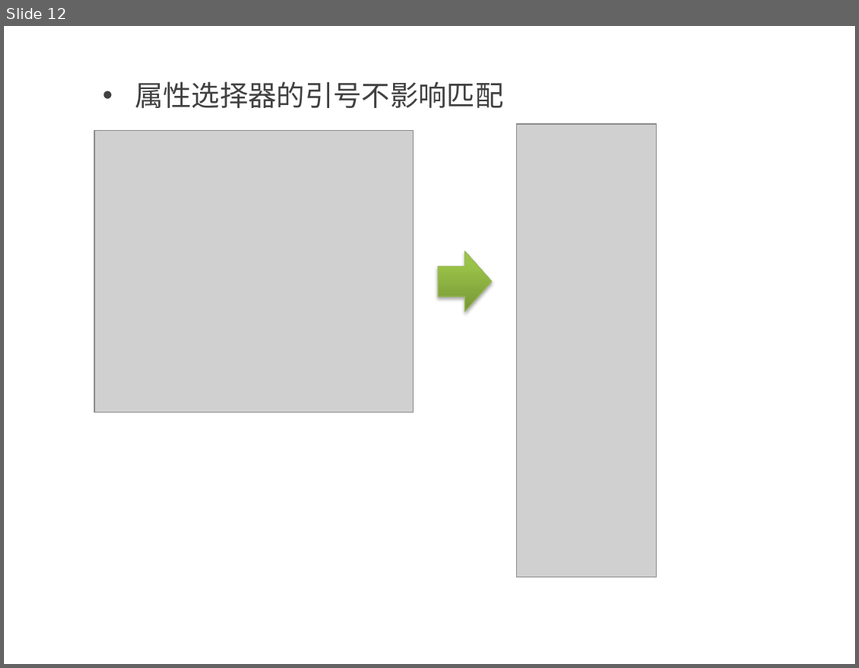
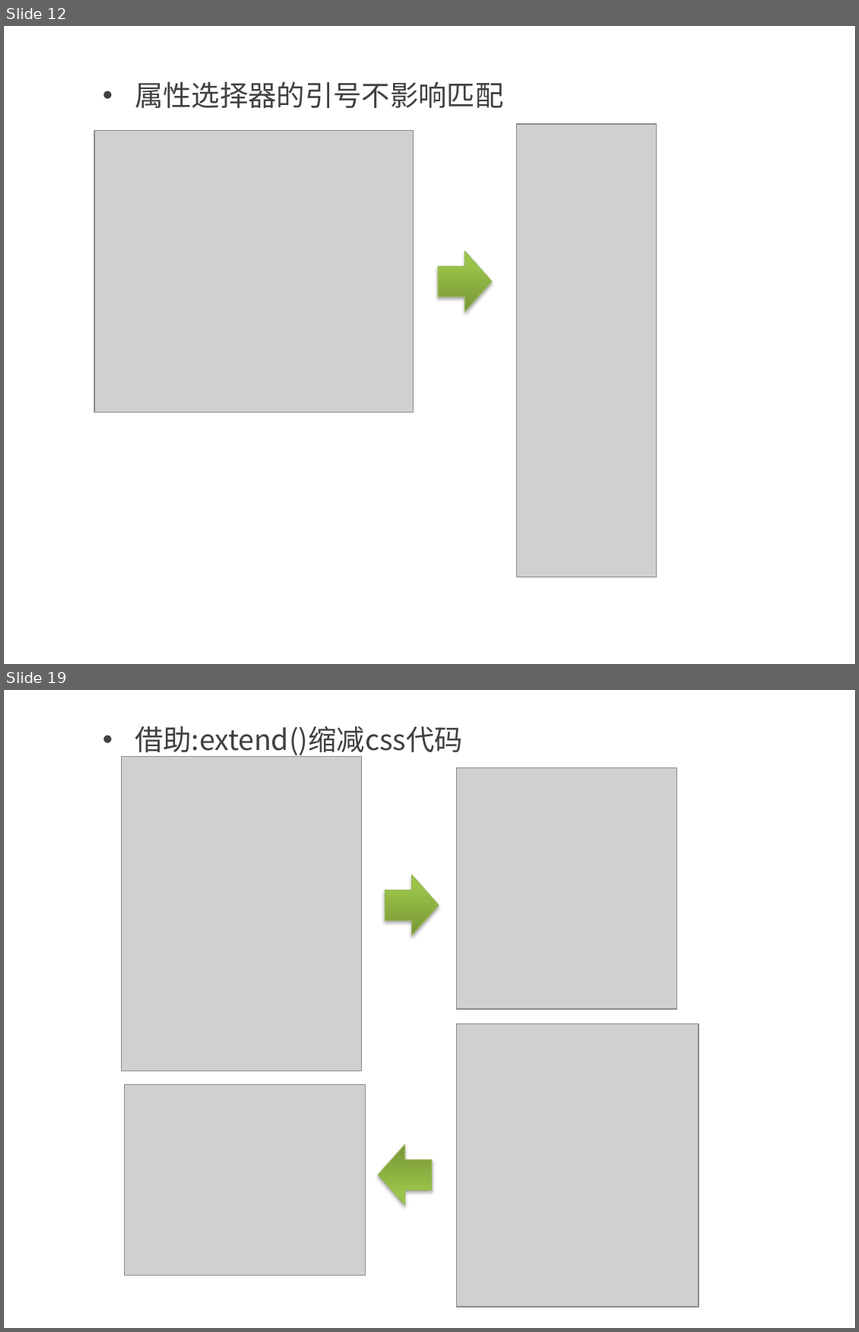
Before and after one commit to kong66/less-class, a slide deck: less-6-合并.pptx. Shown one above the other, each under a label of ours: slide 12 before the commit, slides 12 and 19 after it; the slides between them are not shown. The pictures are 859x668 and 859x1332 pixels, drawn with LibreOffice and Linux fonts; fonts in the diff are those of the drawing; grey boxes stand for pictures. Boxes give left, top, right and bottom in pixels: in the first picture for what was removed or moved away, otherwise in the second. Text is boxed around its words. In the diff, an @@ line names an element or a change of style, - is before the commit and + after.

```diff
--- a/less-6-合并.pptx
+++ b/less-6-合并.pptx
@@ slide 19 added at box(4, 690, 855, 1328), background #FFFFFF @@
@@ text added at box(135, 726, 463, 758), 24 pt, text #404040 @@
+• 借助:extend()缩减css代码
@@ picture added at box(122, 756, 361, 1072) @@
@@ picture added at box(456, 768, 677, 1009) @@
@@ right arrow added at box(386, 875, 439, 936), fill gradient #779737 to #9BC348 to #9DC746, outline #98B955 0.75 pt @@
@@ picture added at box(456, 1024, 699, 1307) @@
@@ picture added at box(124, 1085, 365, 1276) @@
@@ right arrow added at box(379, 1144, 432, 1205), fill gradient #779737 to #9BC348 to #9DC746, outline #98B955 0.75 pt @@
```
Also in this commit, not shown: 1 slide changed, 5 other slides added, 6 other files.
